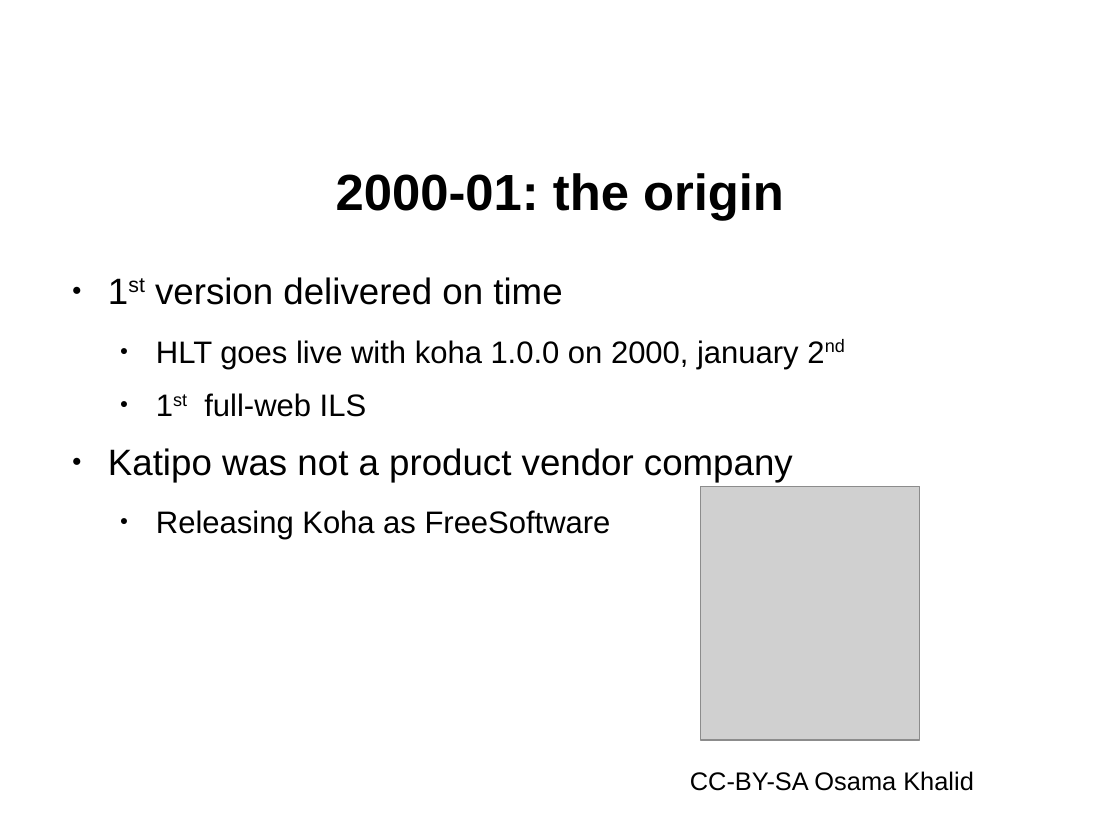
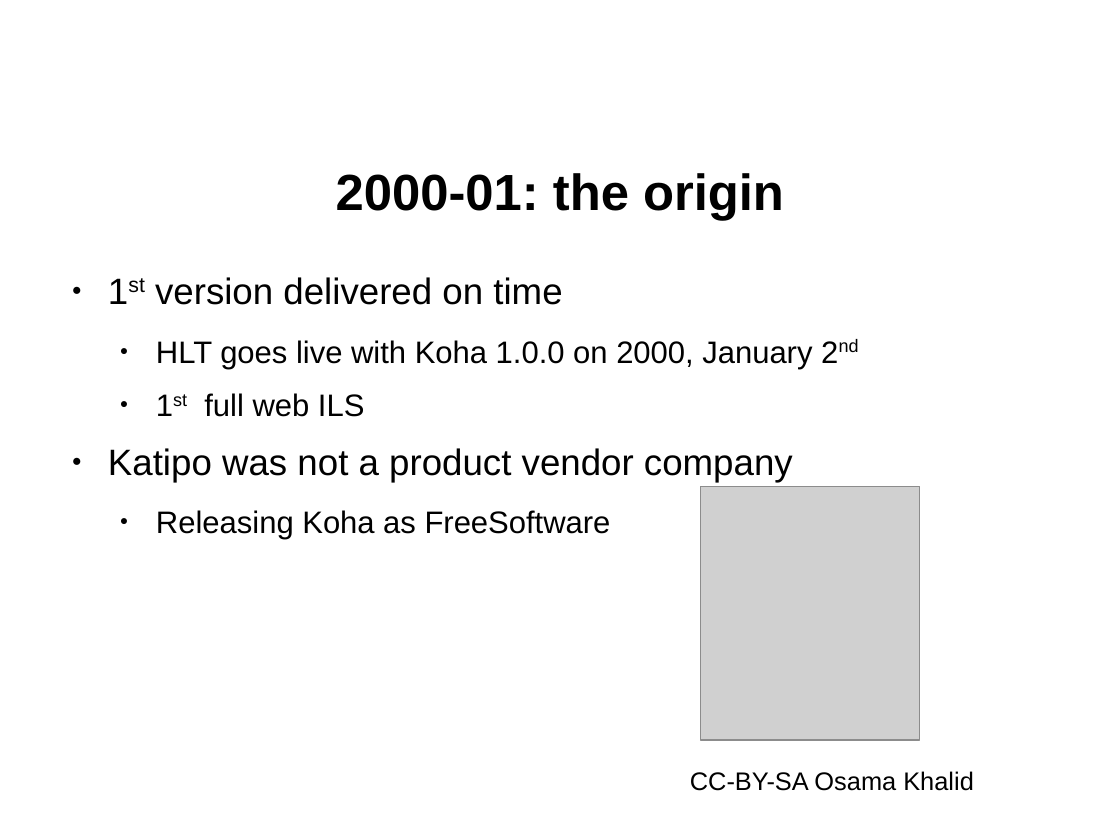
Before and after one commit to ranginui/presentation, a slide deck: slide 5 of kohaconclave/keynote/keynote.odp. Drawn at 1120x840 pixels with LibreOffice and Linux fonts; fonts in the diff are those of the drawing; grey boxes stand for pictures; background and template pictures are left out. Boxes give left, top, right and bottom in pixels: in the first picture for what was removed or moved away, otherwise in the second. Text is boxed around its words. In the diff, an @@ line names an element or a change of style, - is before the commit and + after.

```diff
--- a/kohaconclave/keynote/keynote.odp
+++ b/kohaconclave/keynote/keynote.odp
@@ text at [156,340,812,417]: text changed @@
-  ● HLT goes live with koha 1.0.0 on 2000, january 2nd
-  ● 1st full-web ILS
+  ● HLT goes live with Koha 1.0.0 on 2000, January 2nd
+  ● 1st full web ILS
```
Also in this commit, not shown: 15 other slides changed, 1 other file.
